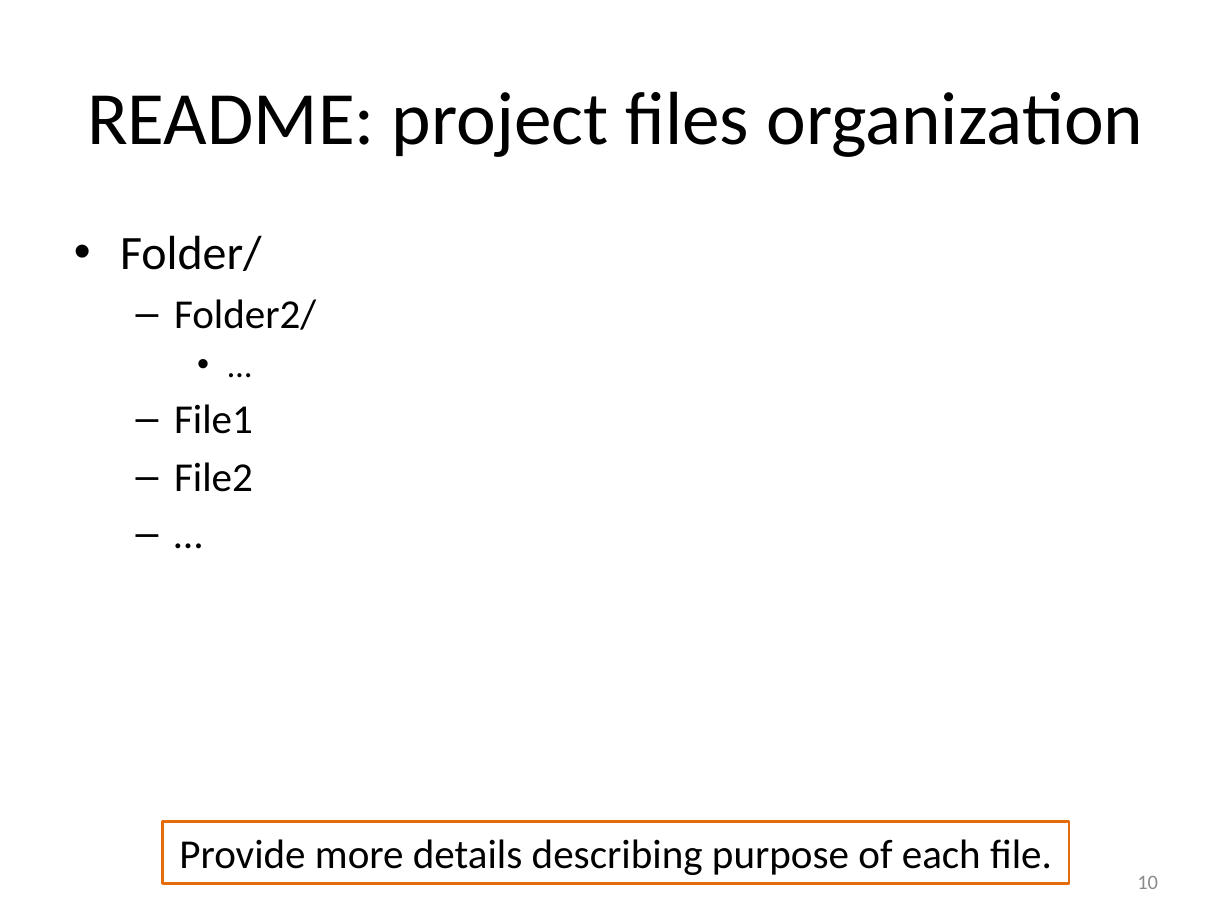
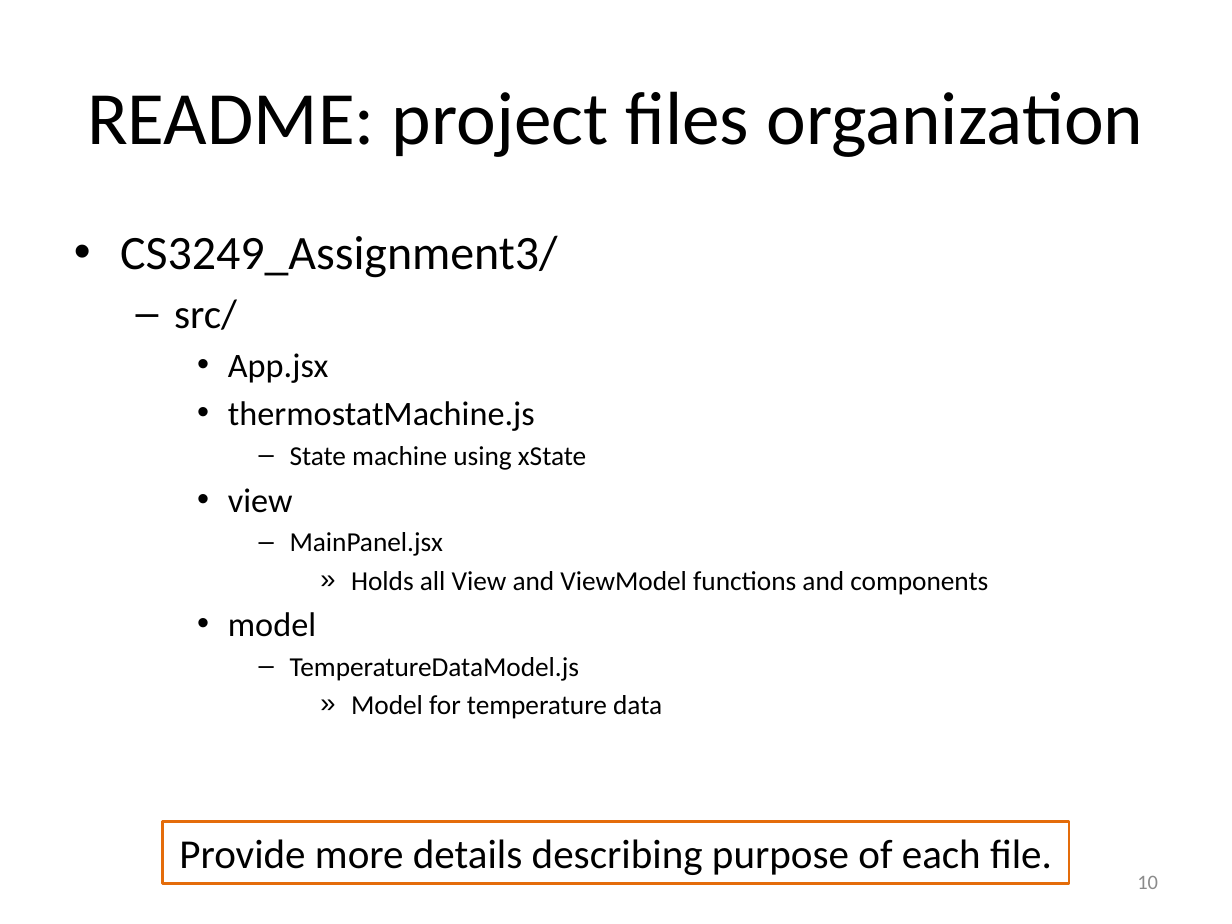
Before and after one commit to adileyzekmoon/CS3249_Assignment3, a slide deck: slide 10 of documents/CS3249 Assn3 template.pptx. Drawn at 1232x924 pixels with LibreOffice and Linux fonts; fonts in the diff are those of the drawing. Boxes give left, top, right and bottom in pixels: in the first picture for what was removed or moved away, otherwise in the second. Text is boxed around its words. In the diff, an @@ line names an element or a change of style, - is before the commit and + after.

Commit message:
added scroll function and completed documentation

```diff
--- a/documents/CS3249 Assn3 template.pptx
+++ b/documents/CS3249 Assn3 template.pptx
@@ text at [120, 235, 988, 719]: text changed; size 24 to 16 pt @@
-• Folder/
-  – Folder2/
-    • …
-  – File1
-  – File2
-  – …
+• CS3249_Assignment3/
+  – src/
+    • App.jsx
+    • thermostatMachine.js
+      – State machine using xState
+    • view
+      – MainPanel.jsx
+        » Holds all View and ViewModel functions and components
+    • model
+      – TemperatureDataModel.js
+        » Model for temperature data
```
Also in this commit, not shown: 6 other slides changed, 11 other files.
